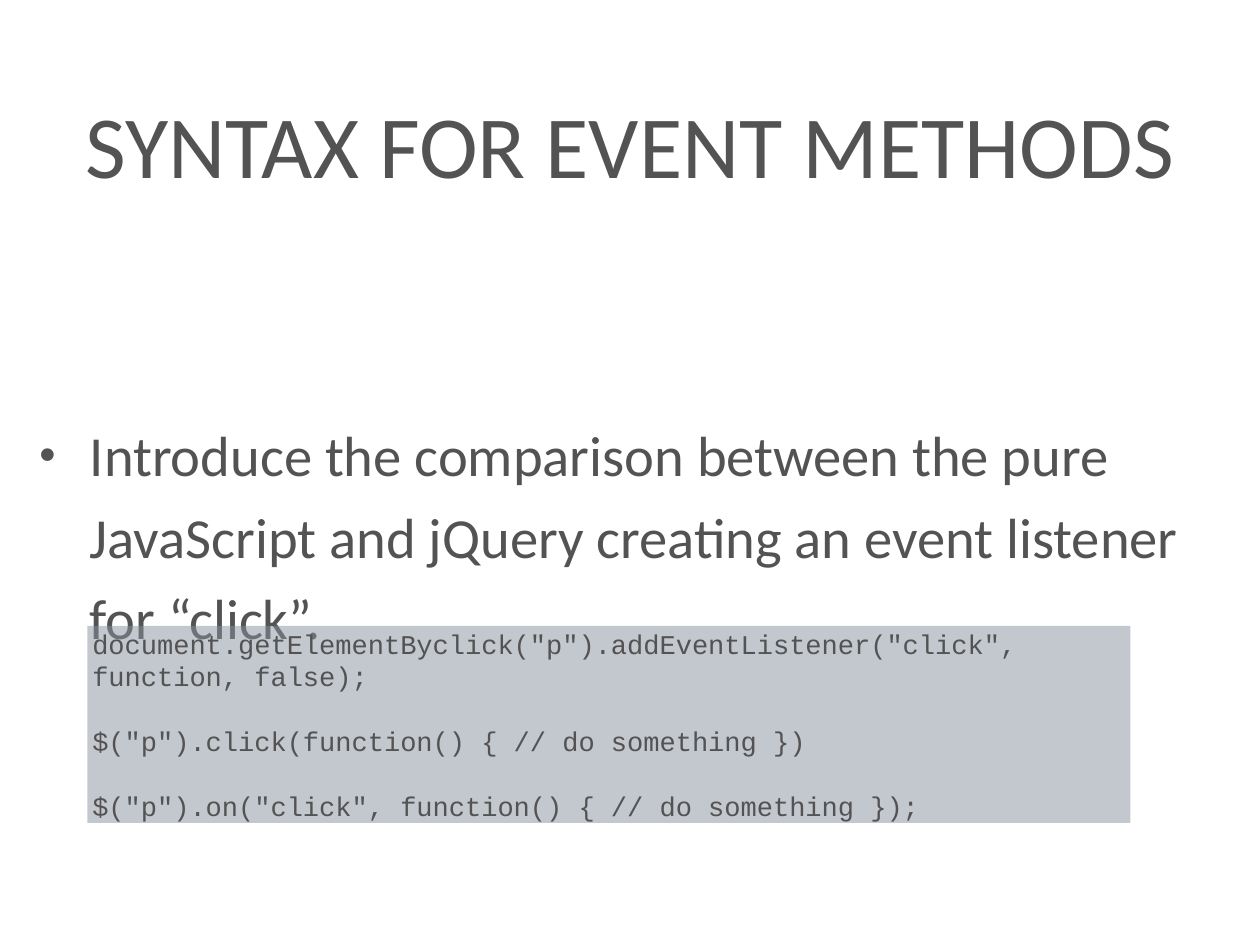
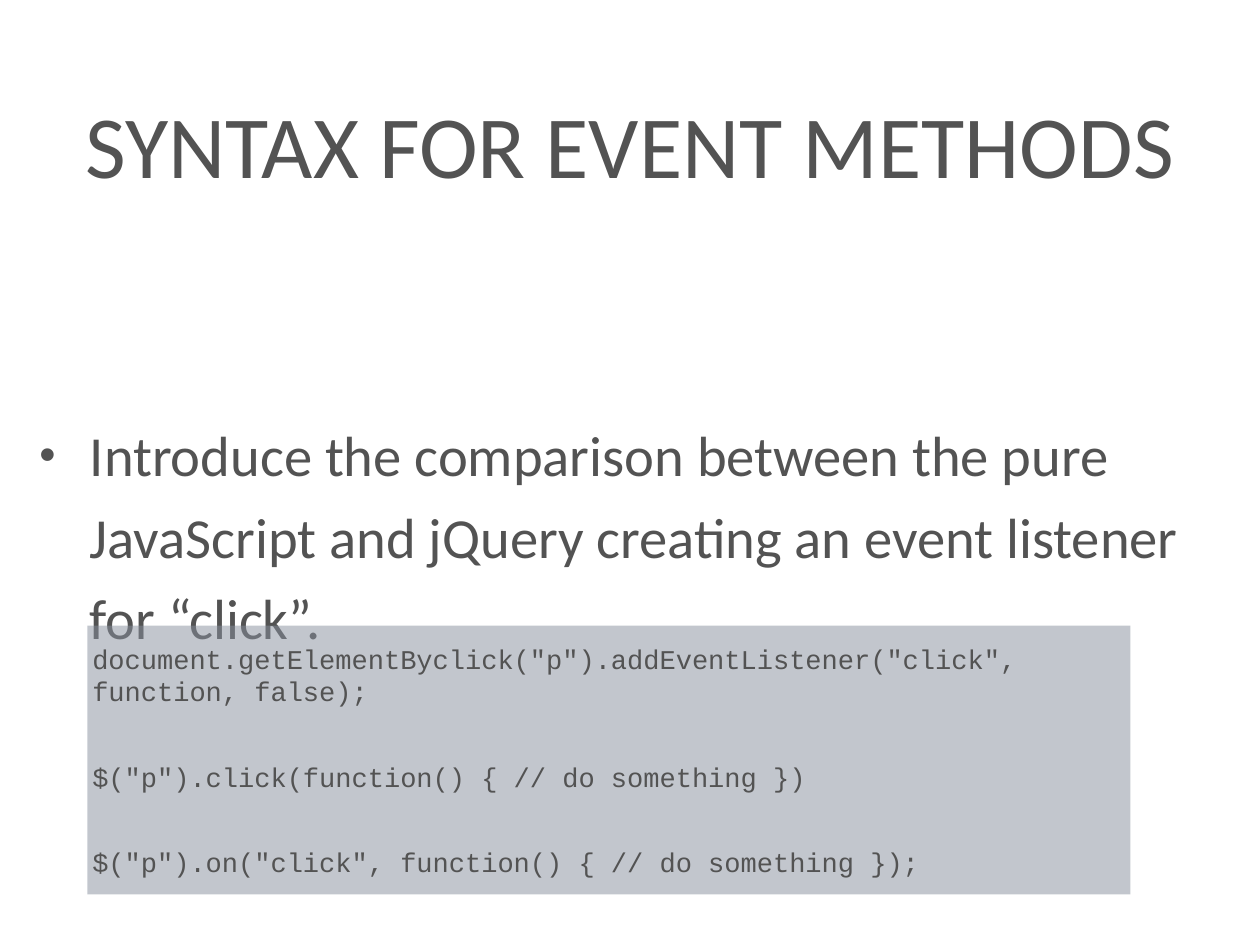
Before and after one commit to kenton-steiner18/Techtasks, a slide deck: slide 35 of presentation/jQuery.pptx (slide 32 before the commit). Drawn at 1260x945 pixels with LibreOffice and Linux fonts; fonts in the diff are those of the drawing; background and template pictures are left out. Boxes give left, top, right and bottom in pixels: in the first picture for what was removed or moved away, otherwise in the second. Text is boxed around its words. In the diff, an @@ line names an element or a change of style, - is before the commit and + after.

```diff
--- a/presentation/jQuery.pptx
+++ b/presentation/jQuery.pptx
@@ text "Introduce the comparison between the ..." at box(90, 436, 1177, 653): less space between paragraphs @@
@@ rectangle "document.getElementByclick("p").addEventListener("click", fu ...": place and size @@
-rectangle "document.getElementByclick("p").addEventListener("click", fu ..." at box(88, 626, 1131, 823)
+rectangle "document.getElementByclick("p").addEventListener("click", fu ..." at box(88, 626, 1131, 894)
@@ rectangle "document.getElementByclick("p").addEventListener("click", fu ..." at box(88, 626, 1131, 894): fill #88909E at 50% opacity to #878F9D at 50% opacity @@
```
Also in this commit, not shown: 42 other slides changed, 3 slides added.
